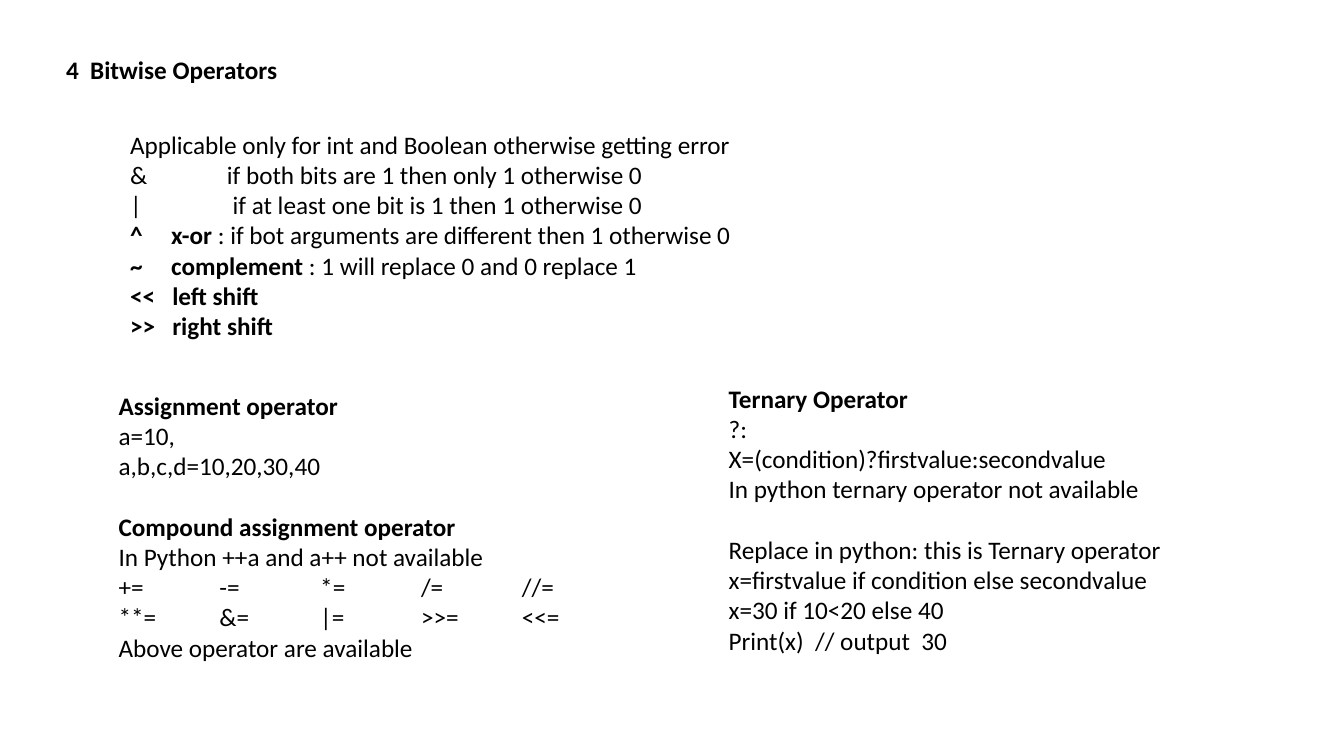
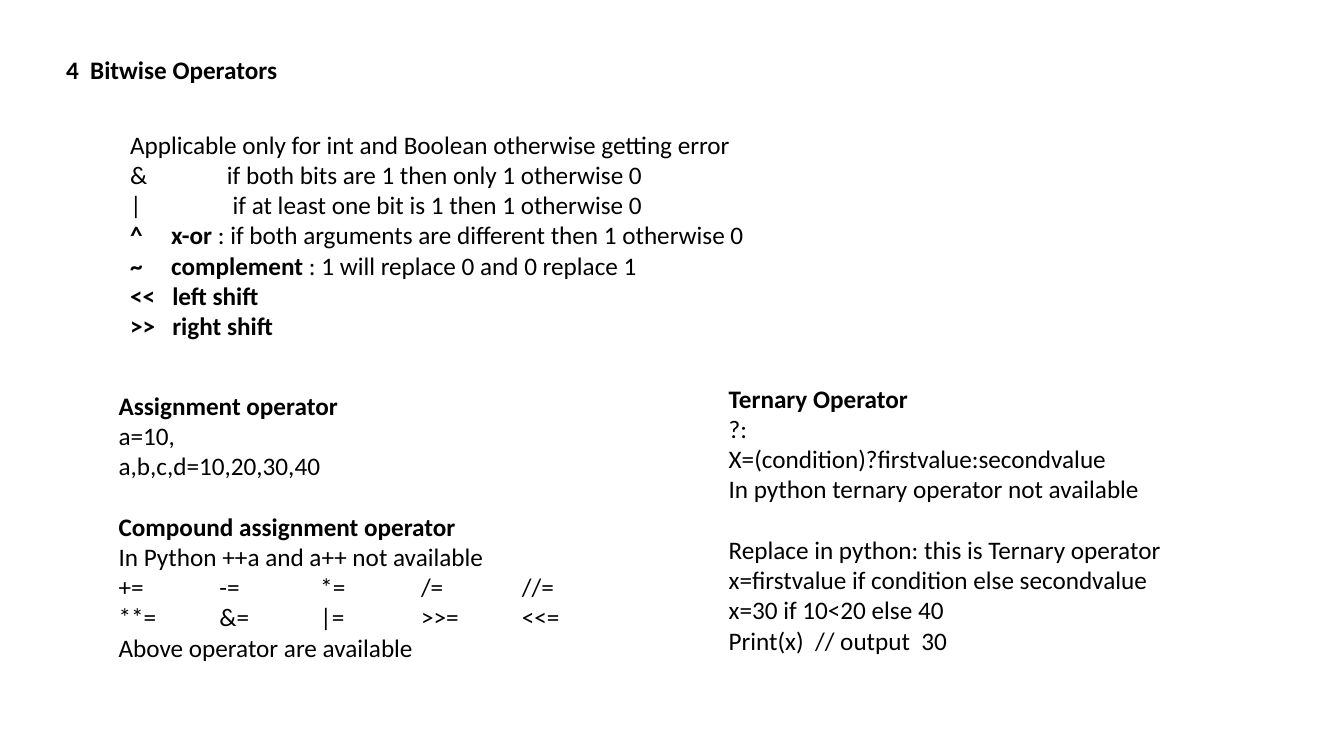
Before and after one commit to rohitb13/notes, a slide deck: slide 5 of Python Learning Material/Python_Session_2.pptx. Drawn at 1344x756 pixels with LibreOffice and Linux fonts; fonts in the diff are those of the drawing. Boxes give left, top, right and bottom in pixels: in the first picture for what was removed or moved away, otherwise in the second. Text is boxed around its words. In the diff, an @@ line names an element or a change of style, - is before the commit and + after.

```diff
--- a/Python Learning Material/Python_Session_2.pptx
+++ b/Python Learning Material/Python_Session_2.pptx
@@ text at (x1=171, y1=226, x2=743, y2=249): text changed @@
-^ x-or : if bot arguments are different then 1 otherwise 0
+^ x-or : if both arguments are different then 1 otherwise 0
```
Also in this commit, not shown: 1 other slide changed, 10 other files.
